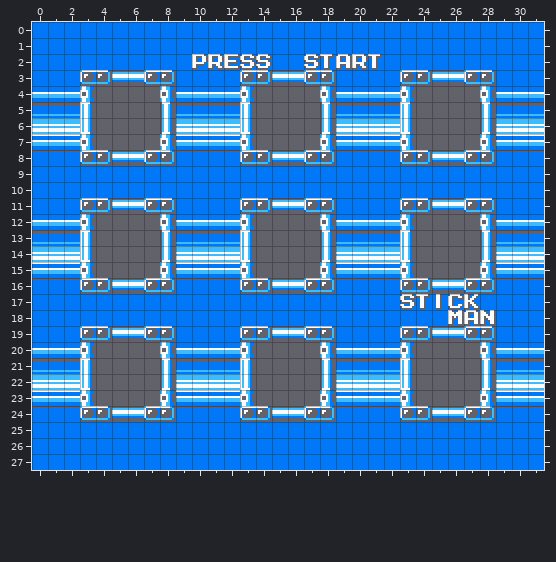
Level history. Tiled map: assets/states/menus/stageSelect.state.tmx. Above is the file before it was changed.
Cells are 8x8 px. Shown: x 0..31, y 0..27.
And afterwards:
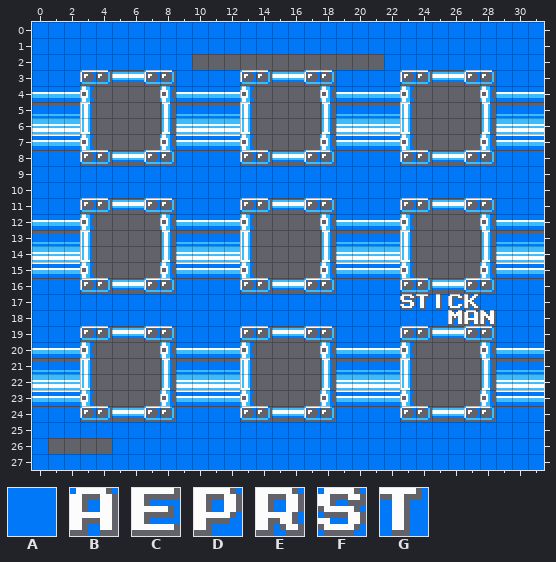
Key: from "menu_tiled": A 3, B 209, C 213, D 224, E 226, F 227, G 228.
_ is an empty cell, . an unchanged one.
Edits made:
--- layer "bg"
@@ x 10..21 @@
- 2 DECFFAAFGBEG
+ 2 ____________
@@ x 1..4 @@
-26 AAAA
+26 ____
Pixel boxes of the changes (left, top, right, bottom) in both pictures:
removed: (192, 54, 384, 70)
removed: (48, 438, 112, 454)
